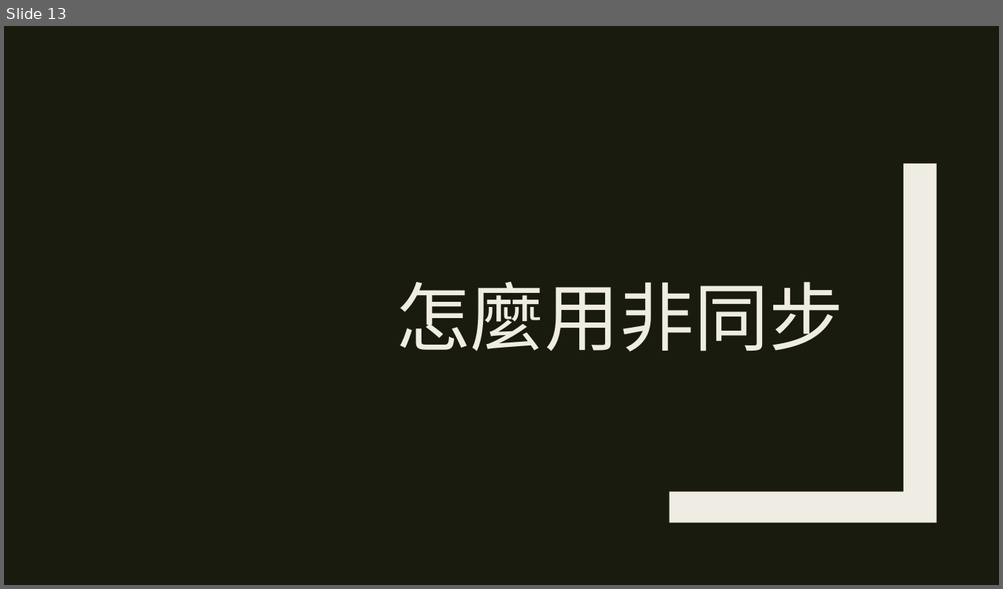
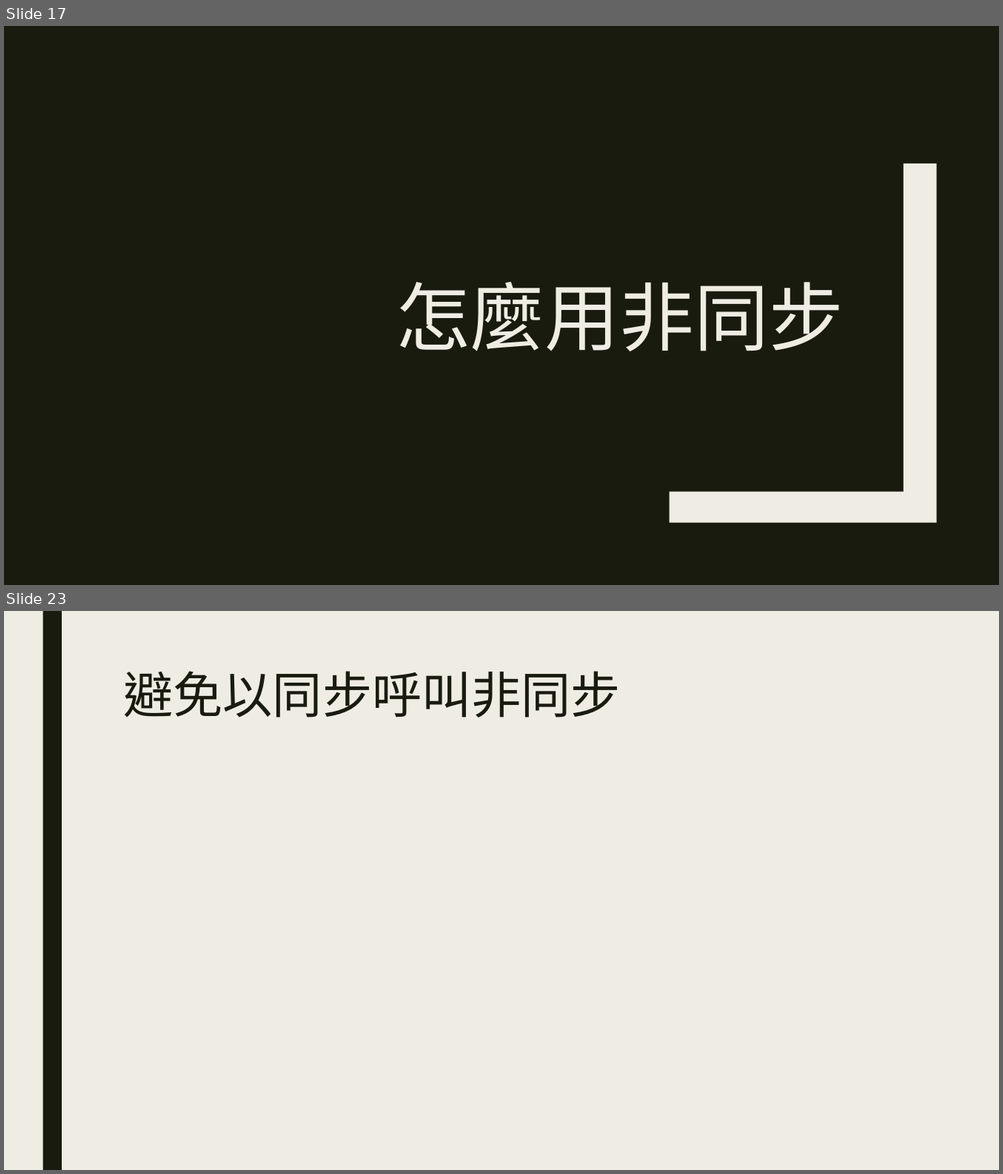
Before and after one commit to ryans610/.NET-Async-Basic, a slide deck: .NET非同步入門.pptx. Shown one above the other, each under a label of ours: slide 13 before the commit, slides 17 and 23 after it; the slides between them are not shown. The pictures are 1003x589 and 1003x1174 pixels, drawn with LibreOffice and Linux fonts; fonts in the diff are those of the drawing. Boxes give left, top, right and bottom in pixels: in the first picture for what was removed or moved away, otherwise in the second. Text is boxed around its words. In the diff, an @@ line names an element or a change of style, - is before the commit and + after.

```diff
--- a/.NET非同步入門.pptx
+++ b/.NET非同步入門.pptx
@@ slide 23 added at <box>4,611,999,1170</box>, background #EFEDE3 @@
@@ rectangle added at <box>42,611,62,1170</box>, fill #191B0E @@
@@ title added at <box>123,671,620,718</box>, 48 pt, text #191B0E @@
+避免以同步呼叫非同步
@@ what was slide 13 is now slide 17 @@
```
Also in this commit, not shown: 5 slides changed, 13 other slides added, 2 slides removed, 4 other files.
